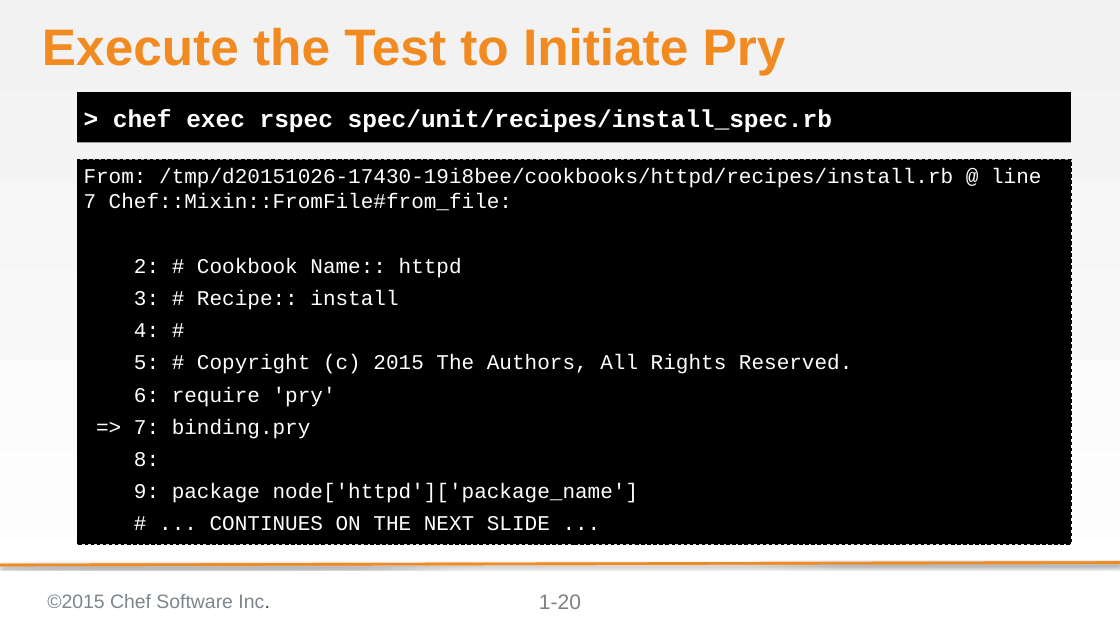
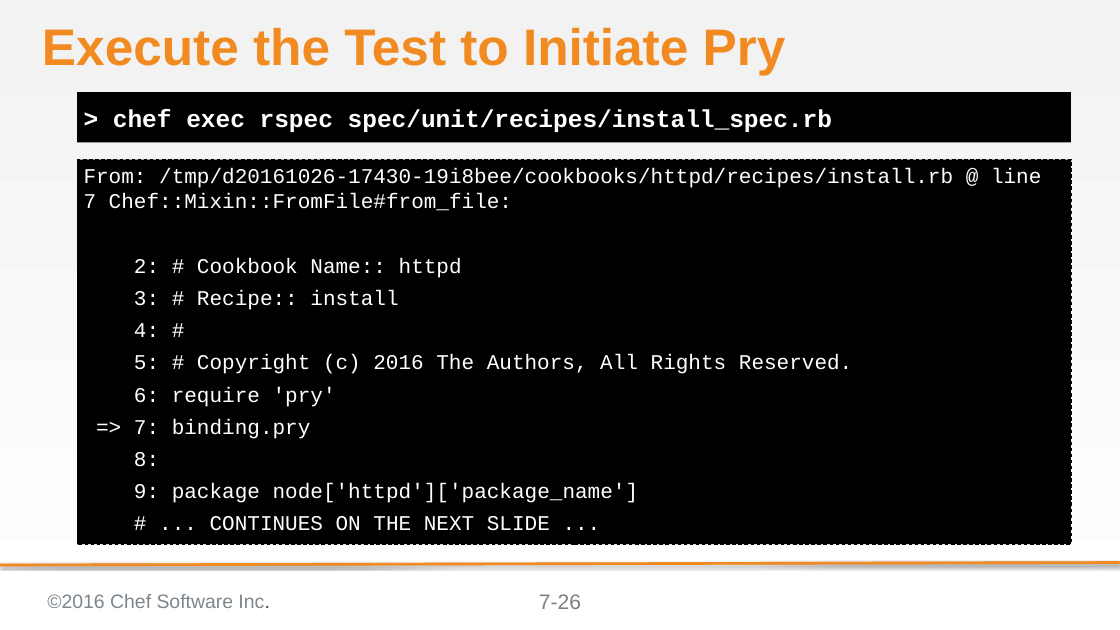
Before and after one commit to chef-training/test_driven_cookbook_development, a slide deck: slide 26 of 07-refactoring_to_attributes.pptx (slide 20 before the commit). Drawn at 1120x630 pixels with LibreOffice and Linux fonts; fonts in the diff are those of the drawing; background and template pictures are left out. Boxes give left, top, right and bottom in pixels: in the first picture for what was removed or moved away, otherwise in the second. Text is boxed around its words. In the diff, an @@ line names an element or a change of style, - is before the commit and + after.

```diff
--- a/07-refactoring_to_attributes.pptx
+++ b/07-refactoring_to_attributes.pptx
@@ text at [84,168,1041,211]: text changed @@
-From: /tmp/d20151026-17430-19i8bee/cookbooks/httpd/recipes/install.rb @ line 7 Chef::Mixin::FromFile#from_file:
+From: /tmp/d20161026-17430-19i8bee/cookbooks/httpd/recipes/install.rb @ line 7 Chef::Mixin::FromFile#from_file:
@@ text at [134,354,852,374]: text changed @@
-5: # Copyright (c) 2015 The Authors, All Rights Reserved.
+5: # Copyright (c) 2016 The Authors, All Rights Reserved.
@@ text at [47,594,269,608]: text changed @@
-©2015 Chef Software Inc.
+©2016 Chef Software Inc.
@@ page number at [539,594,581,609]: text changed @@
-1-20
+7-26
```
Also in this commit, not shown: 32 other slides changed, 11 slides added.
